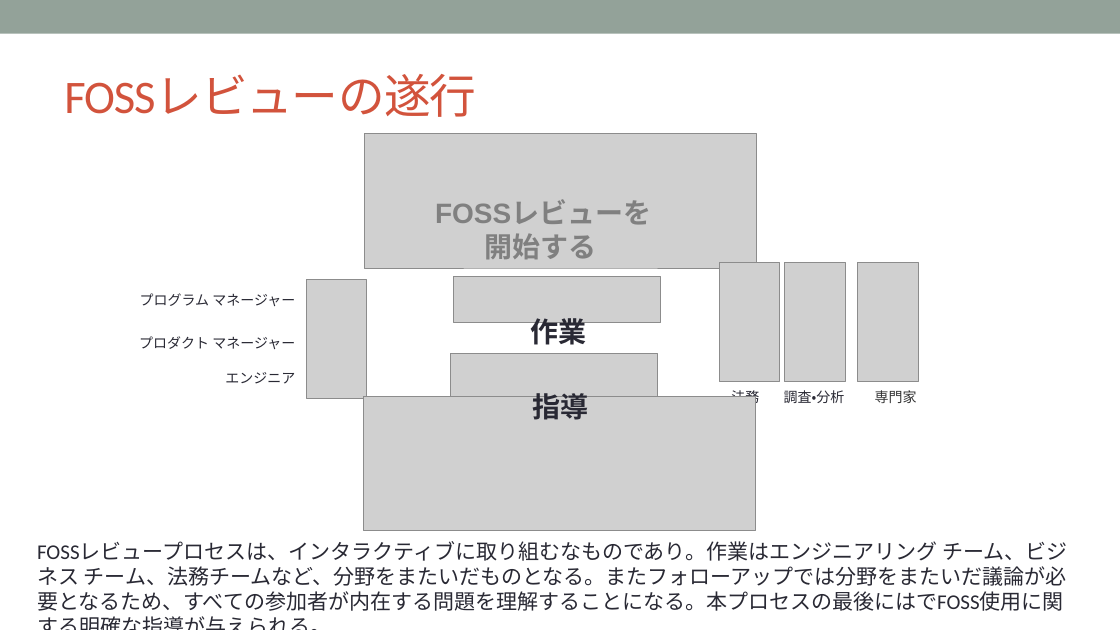
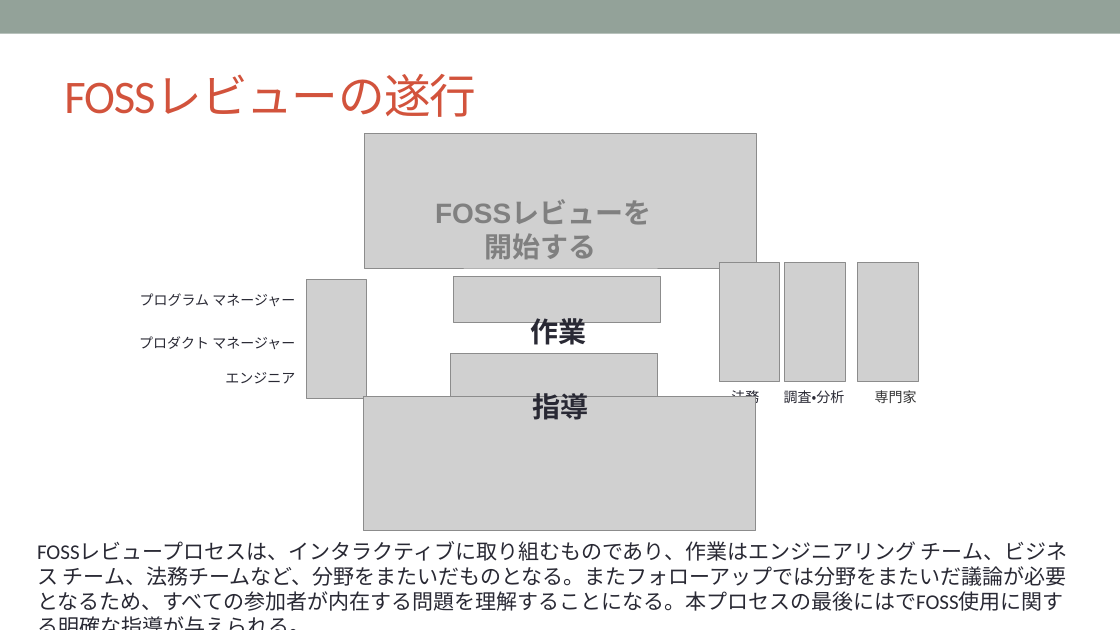
Before and after one commit to OpenChain-Project/Curriculum-Translation-JP, a slide deck: slide 48 of RC/openchain-curriculum-release-2-jp_rc1.0.pptx. Drawn at 1120x630 pixels with LibreOffice and Linux fonts; fonts in the diff are those of the drawing; grey boxes stand for pictures; background and template pictures are left out. Boxes give left, top, right and bottom in pixels: in the first picture for what was removed or moved away, otherwise in the second. Text is boxed around its words. In the diff, an @@ line names an element or a change of style, - is before the commit and + after.

```diff
--- a/RC/openchain-curriculum-release-2-jp_rc1.0.pptx
+++ b/RC/openchain-curriculum-release-2-jp_rc1.0.pptx
@@ text at box(37, 541, 1067, 611): text changed @@
-FOSSレビュープロセスは、インタラクティブに取り組むなものであり。作業はエンジニアリング チーム、ビジネス チーム、法務チームなど、分野をまたいだものとなる。またフォローアップでは分野をまたいだ議論が必要となるため、すべての参加者が内在する問題を理解することになる。本プロセスの最後にはでFOSS使用に関する明確な指導が与えられる。
+FOSSレビュープロセスは、インタラクティブに取り組むものであり、作業はエンジニアリング チーム、ビジネス チーム、法務チームなど、分野をまたいだものとなる。またフォローアップでは分野をまたいだ議論が必要となるため、すべての参加者が内在する問題を理解することになる。本プロセスの最後にはでFOSS使用に関する明確な指導が与えられる。
```
Also in this commit, not shown: 30 other slides changed.
